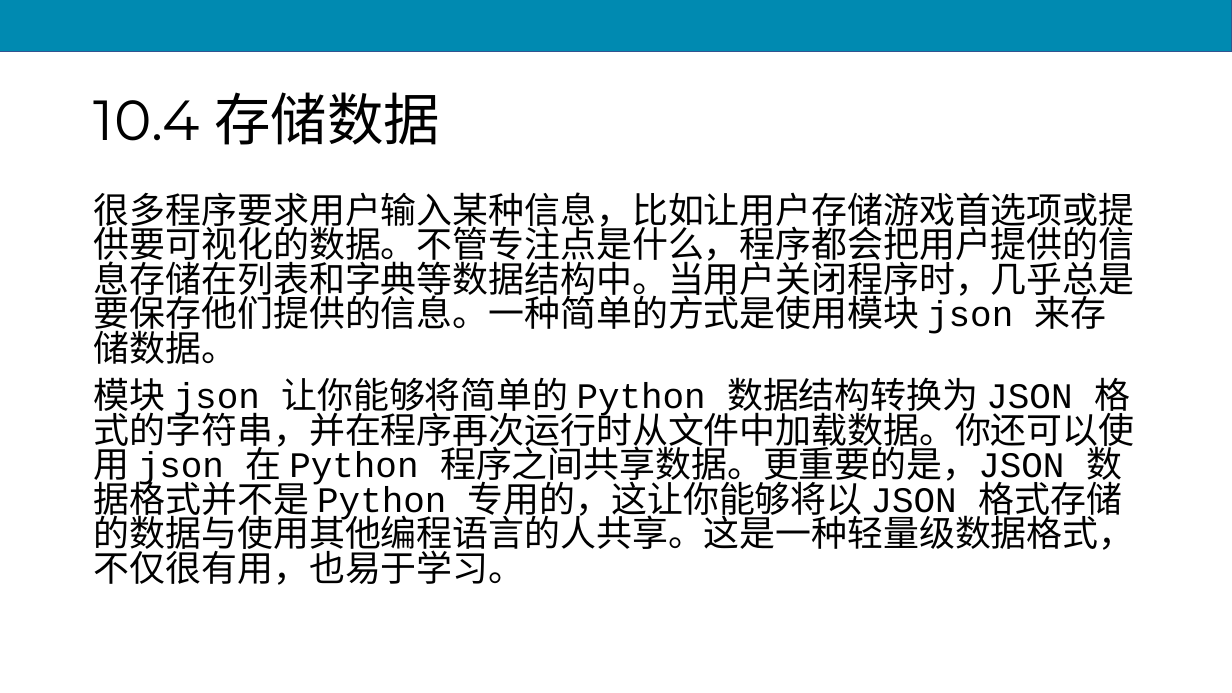
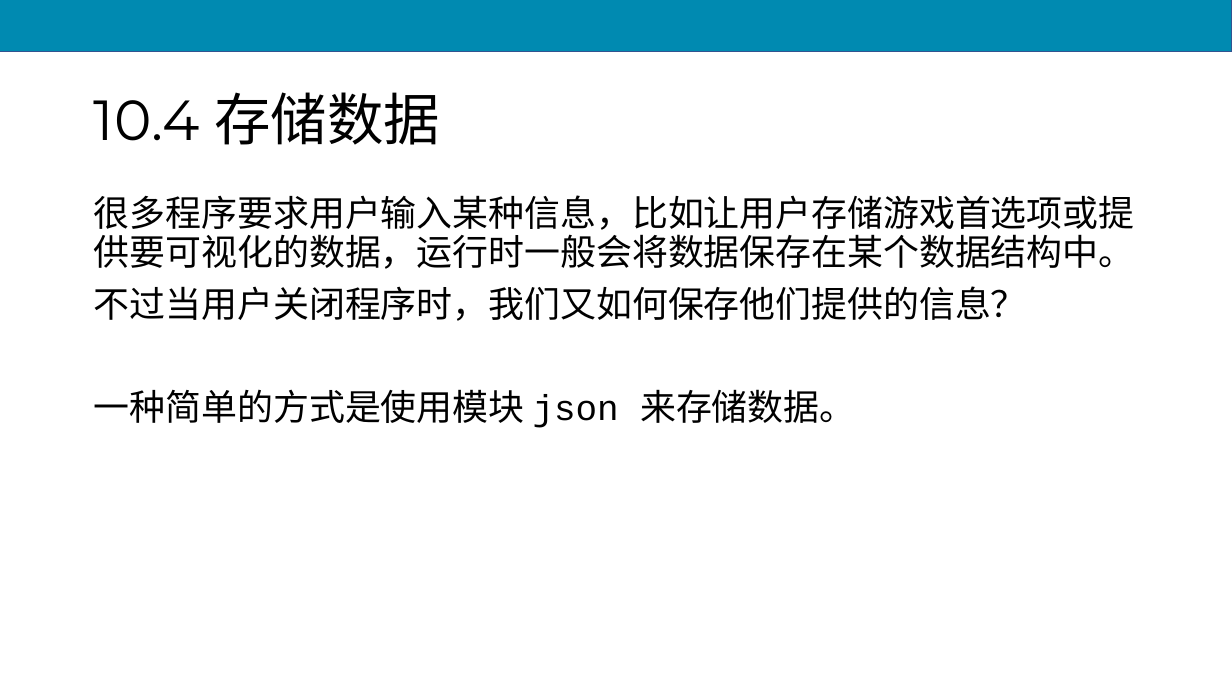
Before and after one commit to scruel/pcc_3e_slides, a slide deck: slide 94 of PPT/python10.pptx (slide 76 before the commit). Drawn at 1232x693 pixels with LibreOffice and Linux fonts; fonts in the diff are those of the drawing. Boxes give left, top, right and bottom in pixels: in the first picture for what was removed or moved away, otherwise in the second. Text is boxed around its words. In the diff, an @@ line names an element or a change of style, - is before the commit and + after.

```diff
--- a/PPT/python10.pptx
+++ b/PPT/python10.pptx
@@ text at [94,195,1135,428]: text changed @@
-很多程序要求用户输入某种信息，比如让用户存储游戏首选项或提供要可视化的数据。不管专注点是什么，程序都会把用户提供的信息存储在列表和字典等数据结构中。当用户关闭程序时，几乎总是要保存他们提供的信息。一种简单的方式是使用模块 json 来存储数据。
-模块 json 让你能够将简单的 Python 数据结构转换为 JSON 格式的字符串，并在程序再次运行时从文件中加载数据。你还可以使用 json 在 Python 程序之间共享数据。更重要的是，JSON 数据格式并不是 Python 专用的，这让你能够将以 JSON 格式存储的数据与使用其他编程语言的人共享。这是一种轻量级数据格式，不仅很有用，也易于学习。
+很多程序要求用户输入某种信息，比如让用户存储游戏首选项或提供要可视化的数据，运行时一般会将数据保存在某个数据结构中。
+不过当用户关闭程序时，我们又如何保存他们提供的信息？
+一种简单的方式是使用模块 json 来存储数据。
```
Also in this commit, not shown: 36 other slides changed, 32 slides added, 3 other files.
